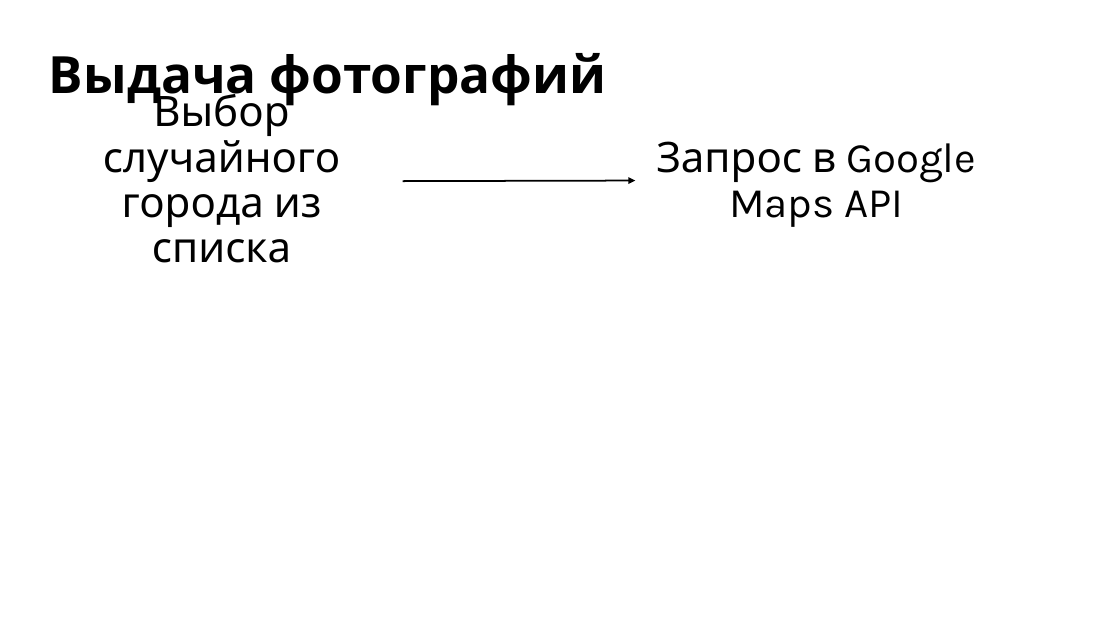
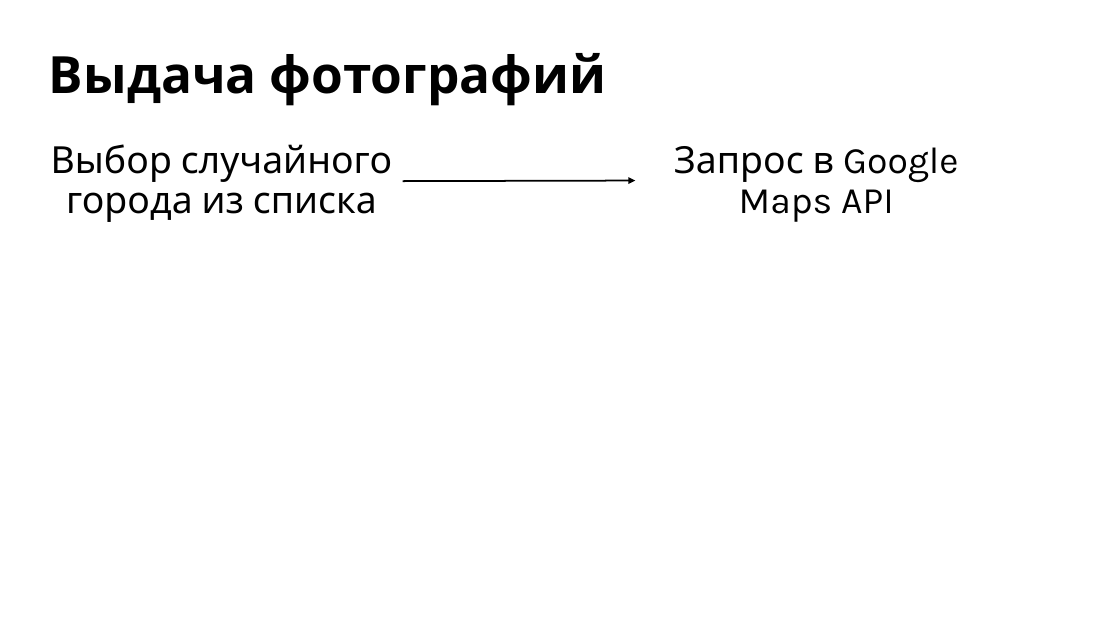
Before and after one commit to yugansonchik/GeoQuest, a slide deck: slide 11 of Презентация GeoQuest.pptx (slide 4 before the commit). Drawn at 1120x630 pixels with LibreOffice and Linux fonts; fonts in the diff are those of the drawing. Boxes give left, top, right and bottom in pixels: in the first picture for what was removed or moved away, otherwise in the second. Text is boxed around its words. In the diff, an @@ line names an element or a change of style, - is before the commit and + after.

```diff
--- a/Презентация GeoQuest.pptx
+++ b/Презентация GeoQuest.pptx
@@ text "Выбор случайного города из списка" at (51, 144, 392, 222): size 36 to 32 pt @@
@@ text "Запрос в Google Maps API" at (674, 146, 958, 222): size 36 to 32 pt @@
```
Also in this commit, not shown: 9 other slides changed, 12 slides added.
